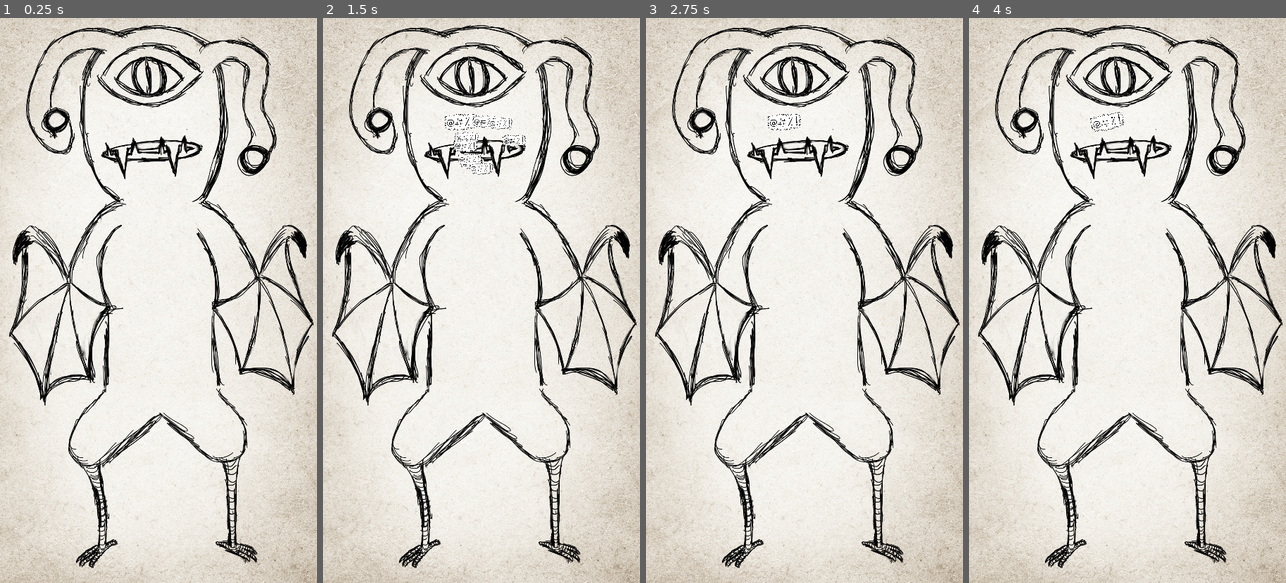
Above: before the commit, frames 1-4 (left to right).
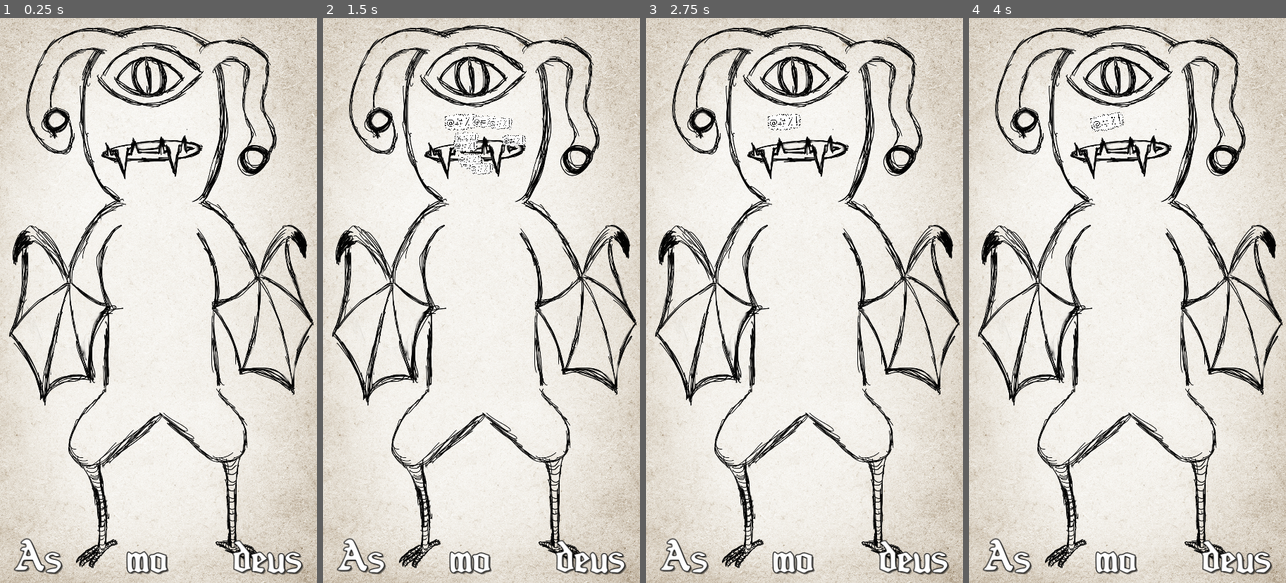
Above: after the commit, the same moments.

Repository: lemurivolta/ggj2024
Game: Godot game, scene res://components/main/main.tscn
The game is run twice, just before and just after one commit, with the same random seed, the same clock (stepped at 60 frames per second) and the same inputs. The engine's default icon, where the game draws it, is replaced by a stand-in: a white triangle on a blue panel in a dark square.
Inputs (mouse positions are in pixels of both pictures, inside the frame that each line leads up to):
- Up to frame 1 (0.25 s): no input
- Up to frame 2 (1.5 s): tap Enter at 0.5 s; move the mouse to (399, 486) at 0.52 s; press the mouse at (399, 486) at 0.53 s; tap Space at 1.25 s; move the mouse to (560, 486) at 1.27 s; release the mouse at (560, 486) at 1.28 s; click (560, 486) at 1.35 s
- Up to frame 3 (2.75 s): move the mouse to (687, 300) at 2.02 s; press the mouse at (687, 300) at 2.03 s
- Up to frame 4 (4 s): tap Enter at 2.75 s; move the mouse to (1117, 300) at 2.77 s; release the mouse at (1117, 300) at 2.78 s; click (1117, 300) at 2.85 s; move the mouse to (1235, 300) at 3.52 s; press the mouse at (1235, 300) at 3.53 s

The runs differ from the first frame. In frame 1, 1.6% of the frame differs, in the area x 4-96%, y 92-99%; in frame 2, 1.6%; in frame 3, 1.6%; in frame 4, 1.6%.

Commit message:
feat: added name component

Diff:
--- a/components/main/main.tscn
+++ b/components/main/main.tscn
@@ -1,9 +1,10 @@
-[gd_scene load_steps=5 format=3 uid="uid://ukxpe0jhtey7"]
+[gd_scene load_steps=6 format=3 uid="uid://ukxpe0jhtey7"]
 
 [ext_resource type="Script" path="res://components/main/main.gd" id="1_uvngm"]
 [ext_resource type="PackedScene" uid="uid://cx3uygqus5c46" path="res://components/page/page.tscn" id="2_buj4y"]
 [ext_resource type="PackedScene" uid="uid://suf8d5ylak8q" path="res://components/mostro/mostro.tscn" id="3_72gnt"]
 [ext_resource type="PackedScene" uid="uid://b65s2f6rnfxt1" path="res://components/laugh_or_grr/laugh_or_grr.tscn" id="4_6c7y2"]
+[ext_resource type="PackedScene" uid="uid://btedk0qe331x5" path="res://components/monster_name/monster_name.tscn" id="5_8hkcl"]
 
 [node name="main" type="Node"]
 script = ExtResource("1_uvngm")
@@ -11,3 +12,6 @@
 monster_scene = ExtResource("3_72gnt")
 
 [node name="LaughOrGrr" parent="." instance=ExtResource("4_6c7y2")]
+
+[node name="MonsterName" parent="." instance=ExtResource("5_8hkcl")]
+position = Vector2(456, 1964)
--- a/components/monster_name/monster_name.gd
+++ b/components/monster_name/monster_name.gd
@@ -1,5 +1,8 @@
 extends Node2D
 
+
+func _ready():
+	GlobalBus.set_name.connect(set_monster_name)
 
 func set_monster_name(part1: String, part2: String, part3: String):
 	%Part1.text = part1
--- a/components/monster_name/monster_name_test.gd
+++ b/components/monster_name/monster_name_test.gd
@@ -3,8 +3,8 @@
 
 
 func _on_button_asmodeus_pressed():
-	%MonsterName.set_monster_name("As", "mo", "deus")
+	GlobalBus.set_name.emit("As", "mo", "deus")
 
 
 func _on_button_frankenstein_pressed():
-	%MonsterName.set_monster_name("Fran", "ken", "stein")
+	GlobalBus.set_name.emit("Fran", "ken", "stein")
